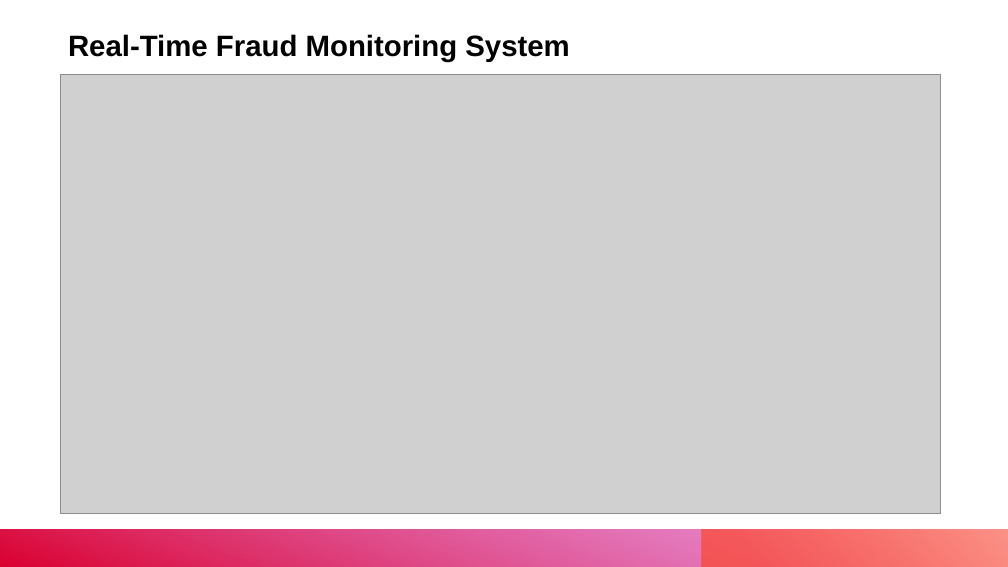
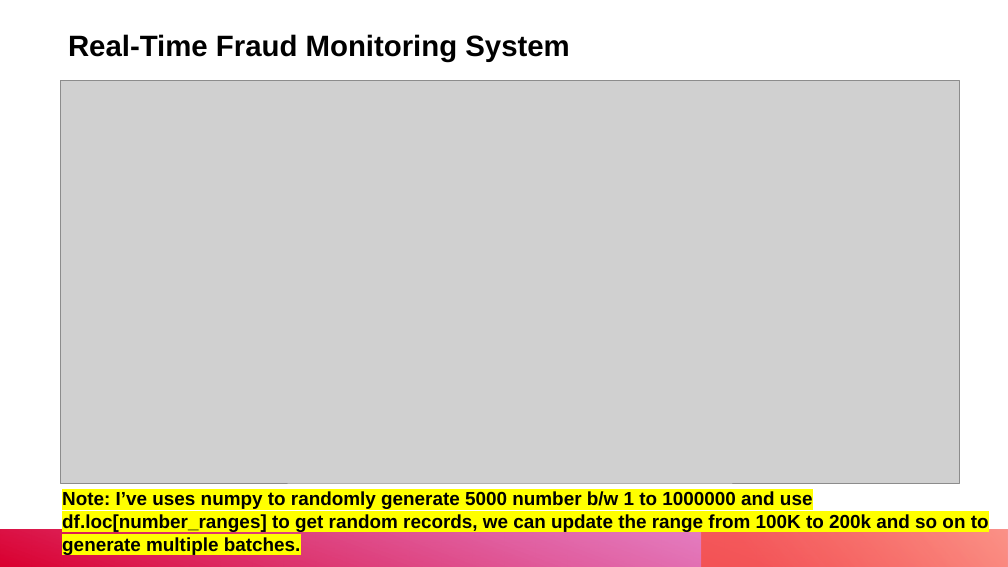
Before and after one commit to shyam-mr-sundar/Laptop_to_Cloud_git, a slide deck: slide 25 of Capstone_Fraud_Detection/updated_Capstone_Fraud_Detection.pptx (slide 23 before the commit). Drawn at 1008x567 pixels with LibreOffice and Linux fonts; fonts in the diff are those of the drawing; grey boxes stand for pictures. Boxes give left, top, right and bottom in pixels: in the first picture for what was removed or moved away, otherwise in the second. Text is boxed around its words. In the diff, an @@ line names an element or a change of style, - is before the commit and + after.

```diff
--- a/Capstone_Fraud_Detection/updated_Capstone_Fraud_Detection.pptx
+++ b/Capstone_Fraud_Detection/updated_Capstone_Fraud_Detection.pptx
@@ picture: place and size @@
-picture at bbox=[60, 75, 941, 514]
+picture at bbox=[60, 80, 960, 483]
@@ text added at bbox=[62, 491, 989, 532], 18 pt, text #000000, bold @@
+Note: I’ve uses numpy to randomly generate 5000 number b/w 1 to 1000000 and use df.loc[number_ranges] to get random records, we can update the range from 100K to 200k and so on to generate multiple batches.
```
Also in this commit, not shown: 3 other slides changed, 1 slide added, 3 other files.
